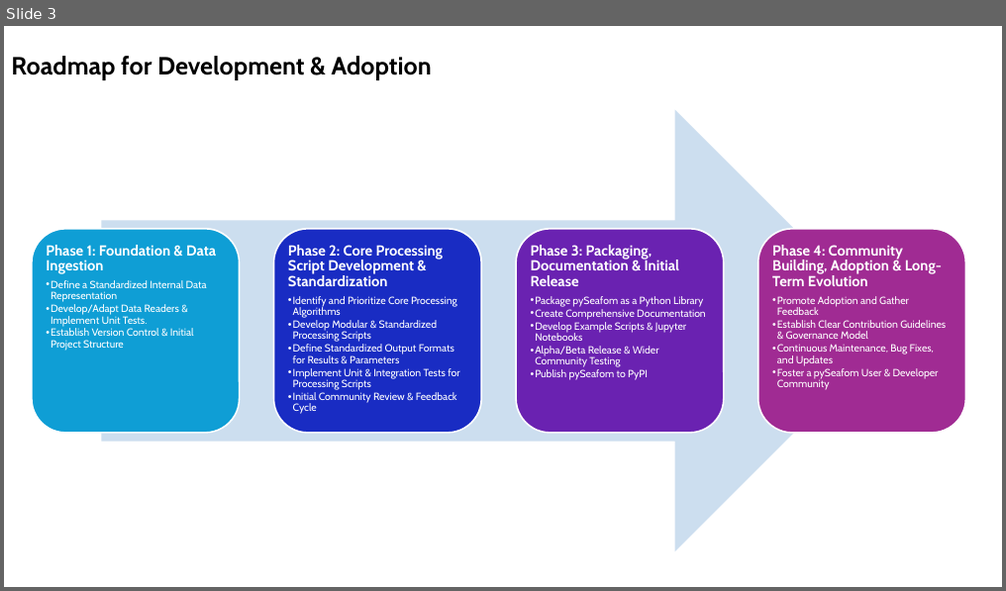
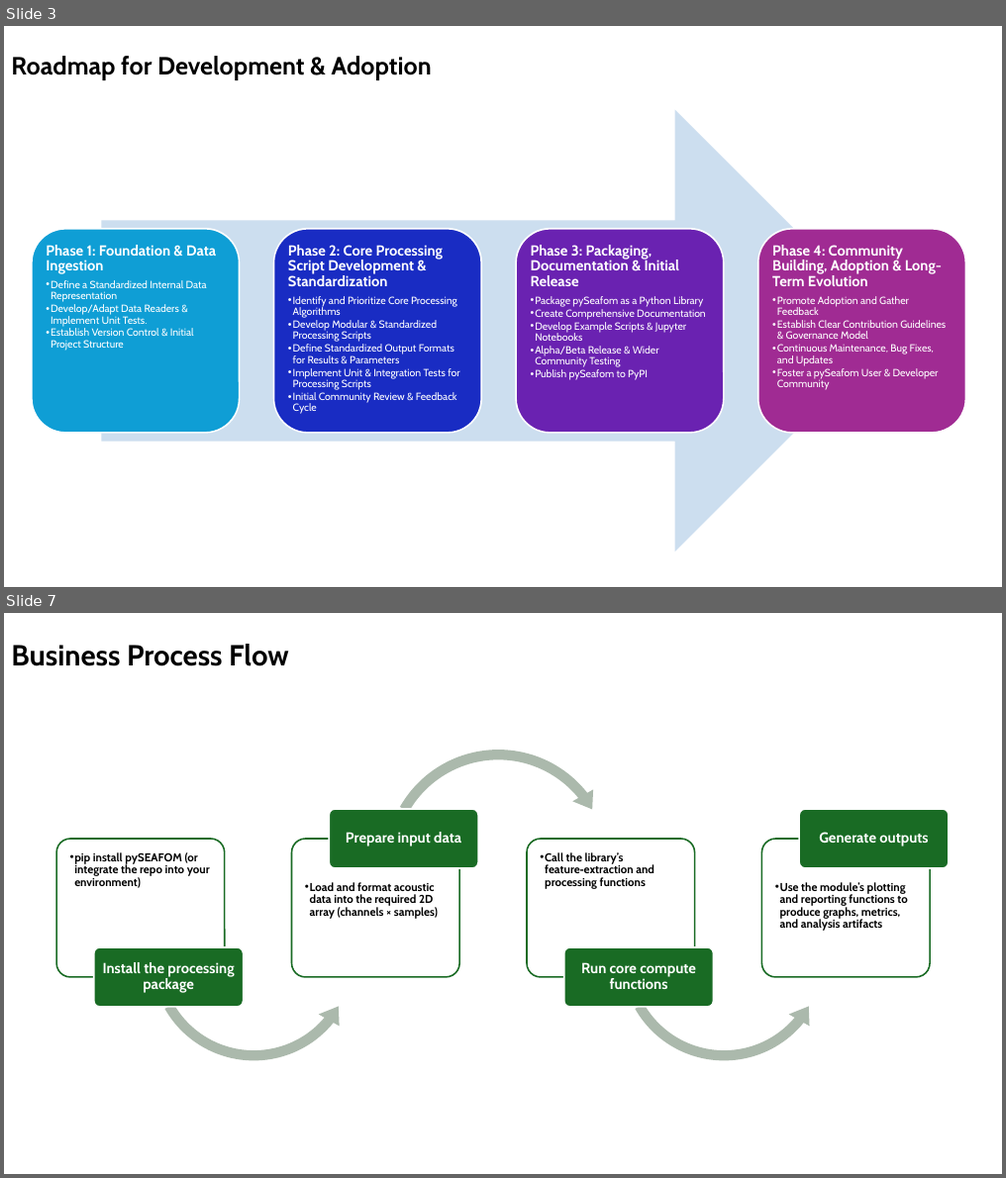
Before and after one commit to SEAFOM-Fiber-Optic-Monitoring-Group/pySEAFOM, a slide deck: pySEAFOM_updates.pptx. Shown one above the other, each under a label of ours: slide 3 before the commit, slides 3 and 7 after it; the slides between them are not shown. The pictures are 1006x591 and 1006x1178 pixels, drawn with LibreOffice and Linux fonts; fonts in the diff are those of the drawing; background and template pictures are left out. Boxes give left, top, right and bottom in pixels: in the first picture for what was removed or moved away, otherwise in the second. Text is boxed around its words. In the diff, an @@ line names an element or a change of style, - is before the commit and + after.

```diff
--- a/pySEAFOM_updates.pptx
+++ b/pySEAFOM_updates.pptx
@@ slide 7 added at [4,613,1002,1174], background #FFFFFF @@
@@ text added at [11,644,289,666], 28 pt, text #000000, bold @@
+Business Process Flow
@@ group added at [56,744,948,1068]: 8 rounded rectangles, 8 texts, 2 left circular arrows, 1 circular arrow @@
+  • pip install pySEAFOM (or integrate the repo into your environment)
+Install the processing package
+  • Load and format acoustic data into the required 2D array (channels × samples)
+Prepare input data
+  • Call the library’s feature‑extraction and processing functions
+Run core compute functions
+  • Use the module’s plotting and reporting functions to produce graphs, metrics, and analysis artifacts
+Generate outputs
```
Also in this commit, not shown: 7 slides changed, 1 other slide added.
